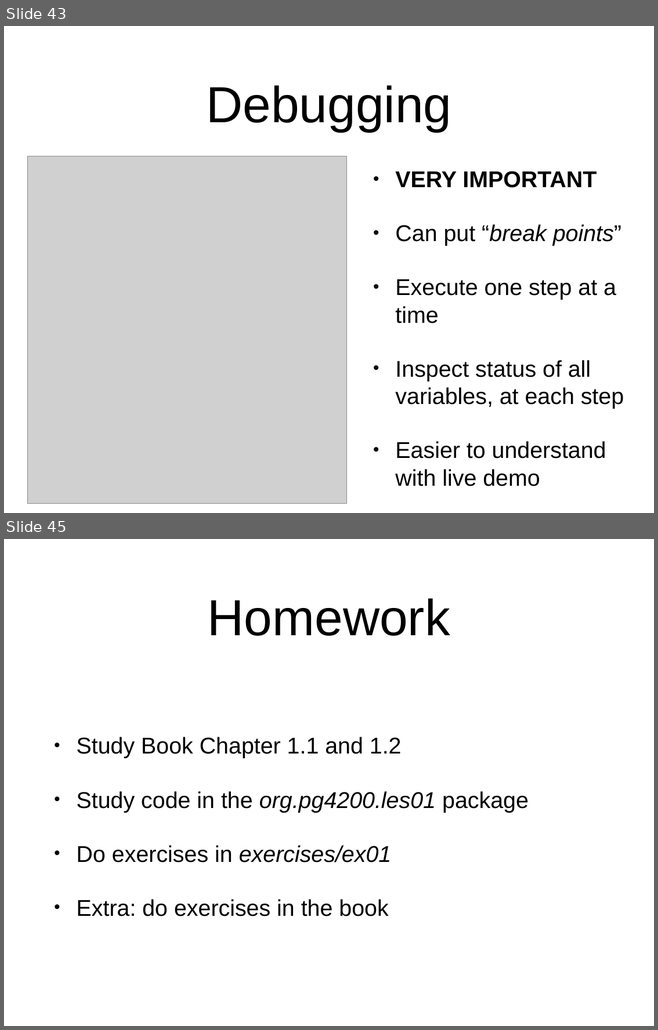
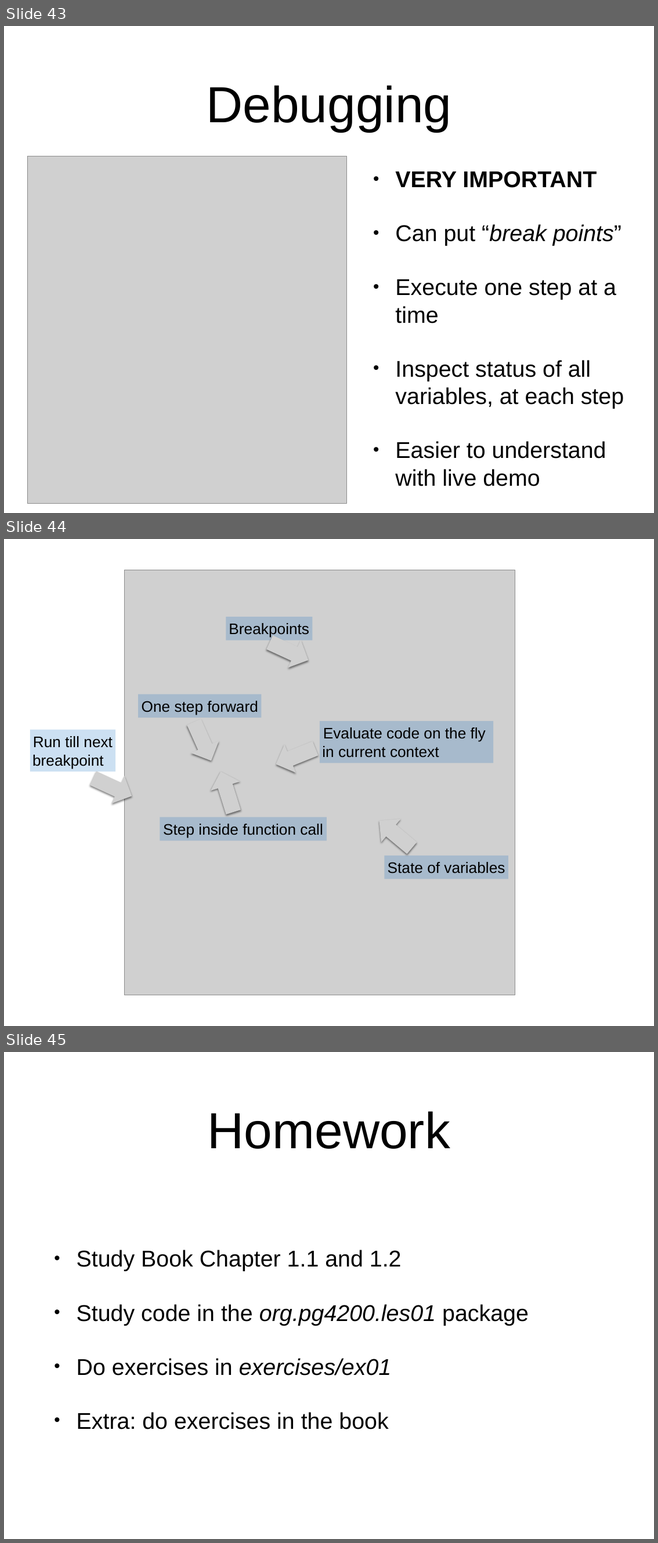
Before and after one commit to arcuri82/algorithms, a slide deck: docs/slides/01/01_intro.pptx. Shown one above the other, each under a label of ours: slides 43 and 45 before the commit, slides 43, 44 and 45 after it; the slides between them are not shown. The pictures are 658x1030 and 658x1543 pixels, drawn with LibreOffice and Linux fonts; fonts in the diff are those of the drawing; grey boxes stand for pictures. Boxes give left, top, right and bottom in pixels: in the first picture for what was removed or moved away, otherwise in the second. Text is boxed around its words. In the diff, an @@ line names an element or a change of style, - is before the commit and + after.

```diff
--- a/docs/slides/01/01_intro.pptx
+++ b/docs/slides/01/01_intro.pptx
@@ slide 44 added at bbox=[4, 539, 654, 1026], background #FFFFFF @@
@@ picture added at bbox=[124, 570, 515, 995] @@
@@ rectangle added at bbox=[226, 617, 312, 641], fill #0365C0 at 20% opacity, 24 pt, text #000000 @@
+Breakpoints
@@ picture added at bbox=[263, 628, 314, 674] @@
@@ rectangle added at bbox=[139, 694, 261, 718], fill #0365C0 at 20% opacity, 24 pt, text #000000 @@
+One step forward
@@ rectangle added at bbox=[30, 729, 115, 772], fill #0365C0 at 20% opacity, 24 pt, text #000000 @@
+Run till next
+breakpoint
@@ picture added at bbox=[180, 716, 225, 767] @@
@@ rectangle added at bbox=[320, 721, 494, 763], fill #0365C0 at 20% opacity, 24 pt, text #000000 @@
+Evaluate code on the fly
+in current context
@@ picture added at bbox=[270, 734, 321, 779] @@
@@ picture added at bbox=[87, 765, 138, 810] @@
@@ picture added at bbox=[206, 767, 248, 817] @@
@@ picture added at bbox=[369, 809, 422, 860] @@
@@ rectangle added at bbox=[160, 817, 326, 841], fill #0365C0 at 20% opacity, 24 pt, text #000000 @@
+Step inside function call
@@ rectangle added at bbox=[384, 856, 508, 879], fill #0365C0 at 20% opacity, 24 pt, text #000000 @@
+State of variables
```
Also in this commit, not shown: 4 slides changed, 1 other slide added, 2 slides removed, 1 other file.
